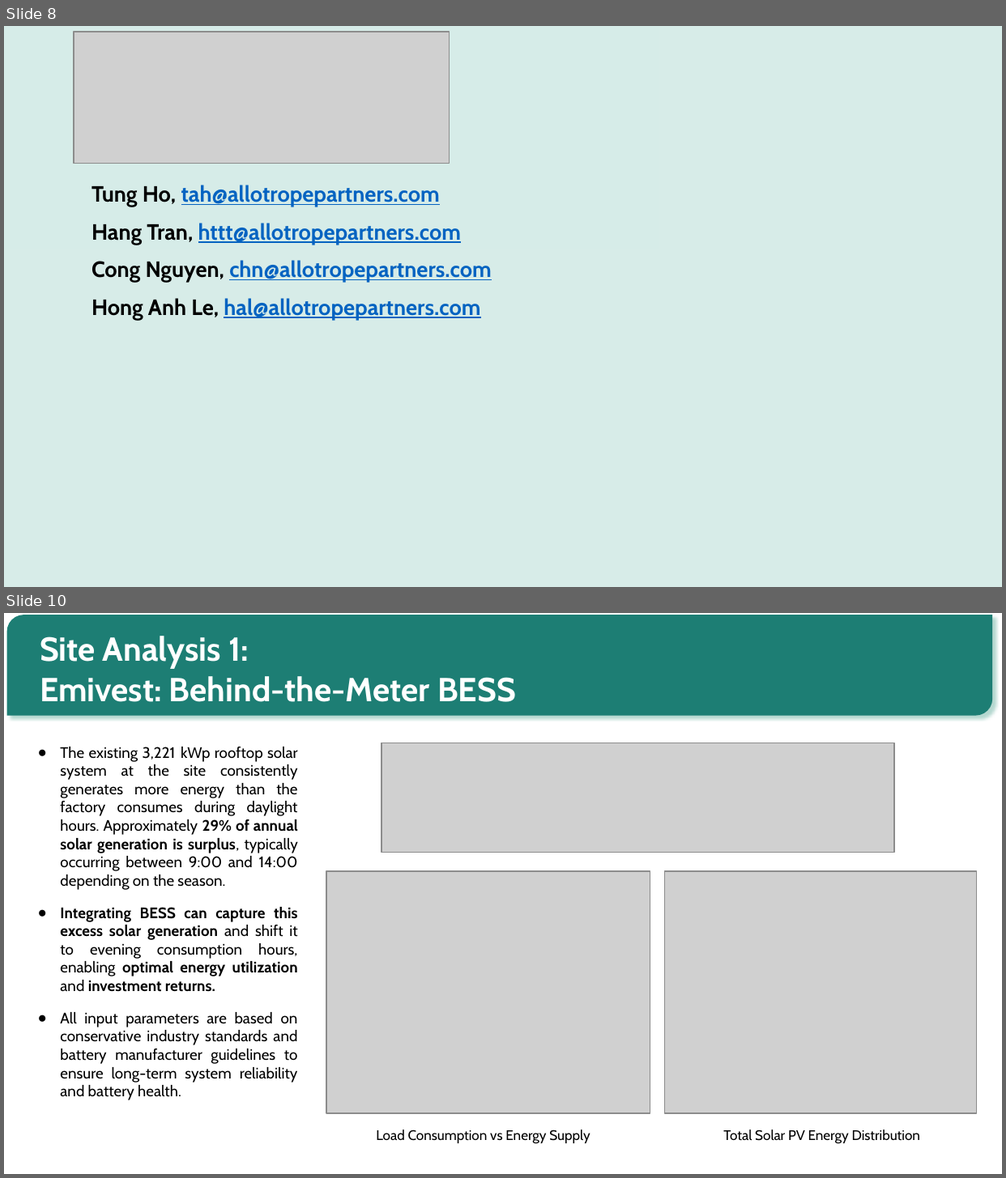
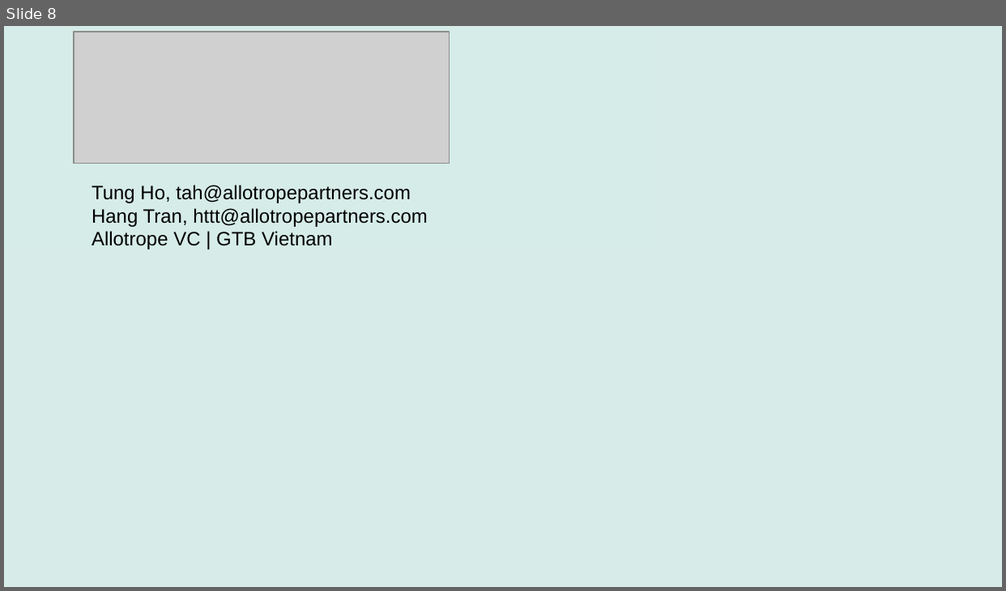
Before and after one commit to tah-allotrope/pacta-trisk, a slide deck: present/bank_prospect_deck.pptx. Shown one above the other, each under a label of ours: slides 8 and 10 before the commit, slide 8 after it; the slides between them are not shown. The pictures are 1006x1178 and 1006x591 pixels, drawn with LibreOffice and Linux fonts; fonts in the diff are those of the drawing; grey boxes stand for pictures; background and template pictures are left out. Boxes give left, top, right and bottom in pixels: in the first picture for what was removed or moved away, otherwise in the second. Text is boxed around its words. In the diff, an @@ line names an element or a change of style, - is before the commit and + after.

```diff
--- a/present/bank_prospect_deck.pptx
+++ b/present/bank_prospect_deck.pptx
@@ slide 10 removed at box(4, 613, 1002, 1174), background #FFFFFF @@
@@ round diag rect removed at box(7, 615, 993, 716) @@
@@ title removed at box(40, 636, 516, 702) @@
-Site Analysis 1:
-Emivest: Behind-the-Meter BESS
@@ text removed at box(60, 747, 298, 1101) @@
-● The existing 3,221 kWp rooftop solar system at the site consistently generates more energy than the factory consumes during daylight hours. Approximately 29% of annual solar generation is surplus, typically occurring between 9:00 and 14:00 depending on the season.
-● Integrating BESS can capture this excess solar generation and shift it to evening consumption hours, enabling optimal energy utilization and investment returns.
-● All input parameters are based on conservative industry standards and battery manufacturer guidelines to ensure long-term system reliability and battery health.
@@ picture removed at box(381, 743, 894, 853) @@
@@ picture removed at box(326, 871, 650, 1114) @@
@@ picture removed at box(665, 871, 977, 1114) @@
@@ text removed at box(376, 1130, 590, 1144) @@
-Load Consumption vs Energy Supply
@@ text removed at box(723, 1130, 920, 1144) @@
-Total Solar PV Energy Distribution
@@ slide 8 changed as well @@
@@ text at box(91, 185, 428, 227): size 16 to 14 pt, font Cabin to Arial, bold off in "Tung Ho, tah@allotropepartners.com", "Hang Tran, httt@allotropepartners.com"; text colour #0563C1 to #000000, underline off in "tah@allotropepartners.com", "httt@allotropepartners.com"; less space between paragraphs @@
@@ text at box(91, 231, 333, 250): text changed; size 16 to 14 pt; font Cabin to Arial; text colour #0563C1 to #000000; bold off @@
-Cong Nguyen, chn@allotropepartners.com
-Hong Anh Le, hal@allotropepartners.com
+Allotrope VC | GTB Vietnam
```
Also in this commit, not shown: 9 other slides changed, 5 slides added, 14 other slides removed, 27 other files.
